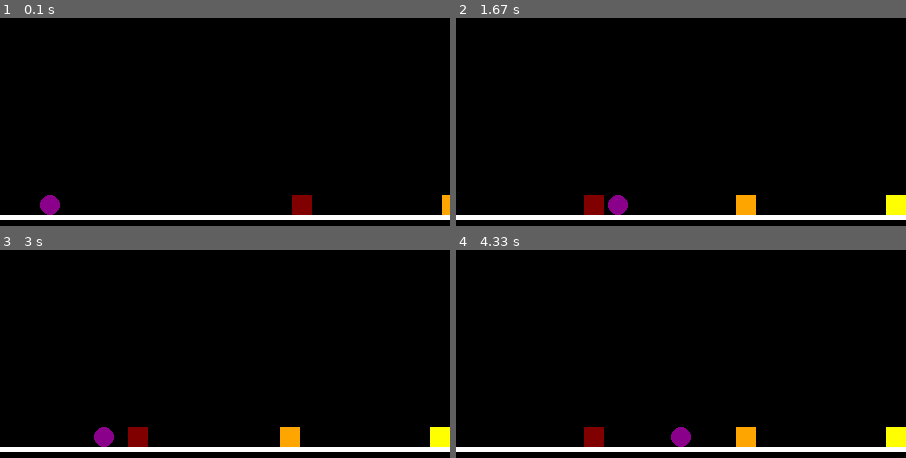
Above: before the commit, frames 1-4 (two rows, left to right).
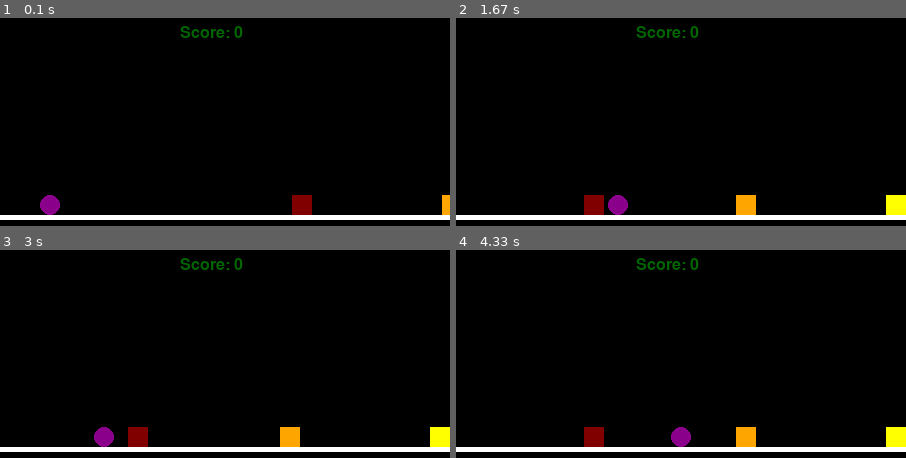
Above: after the commit, the same moments.

Repository: Al3x1sCS/PyGameTests
Game: pygame game, started from PyGameTests.py
Same seed, same stepped clock (60 frames per second), same inputs: the game is played once before the commit and once after it.
Inputs:
- Up to frame 1 (0.1 s): no input
- Up to frame 2 (1.67 s): hold D 0.33-0.8 s; hold W 0.83-1.13 s; hold D 1.17-1.63 s
- Up to frame 3 (3 s): hold A 1.67-2.2 s; hold S 2.23-2.53 s; hold A 2.57-2.97 s
- Up to frame 4 (4.33 s): hold W 3-3.37 s; hold D 3.4-4.03 s; hold S from 4.07 s (still down)

The runs differ from the first frame. In frame 1, 0.4% of the frame differs, in the area x 40-54%, y 3-10%; in frame 2, 0.4%; in frame 3, 0.4%; in frame 4, 0.4%.

Commit message:
Feat: Adicionando score. Foi adicionado a tela um lable com os pontos.
- Quando o obstaculo chega ao fim da tela
é adicionado 1 ponto ao score, mas ainda
não foi implementada mecânica para reiniciar
o jogo.

Diff:
--- a/PyGameTests.py
+++ b/PyGameTests.py
@@ -35,6 +35,8 @@
 while running:
     timer.tick(fps)
     screen.fill(background)
+    score_text = font.render(f'Score: {score}', True, Utils.Colors.green, Utils.Colors.black)
+    screen.blit(score_text, (180, 20))
     floor = pygame.draw.rect(screen, Utils.Colors.white, [0, 210, WIDTH, 5])
     player = pygame.draw.circle(screen, Utils.Colors.darkmagenta, [player_x, player_y], 10)
     obstacle0 = pygame.draw.rect(screen, Utils.Colors.red, [obstacles[0], 190, 20, 20])
